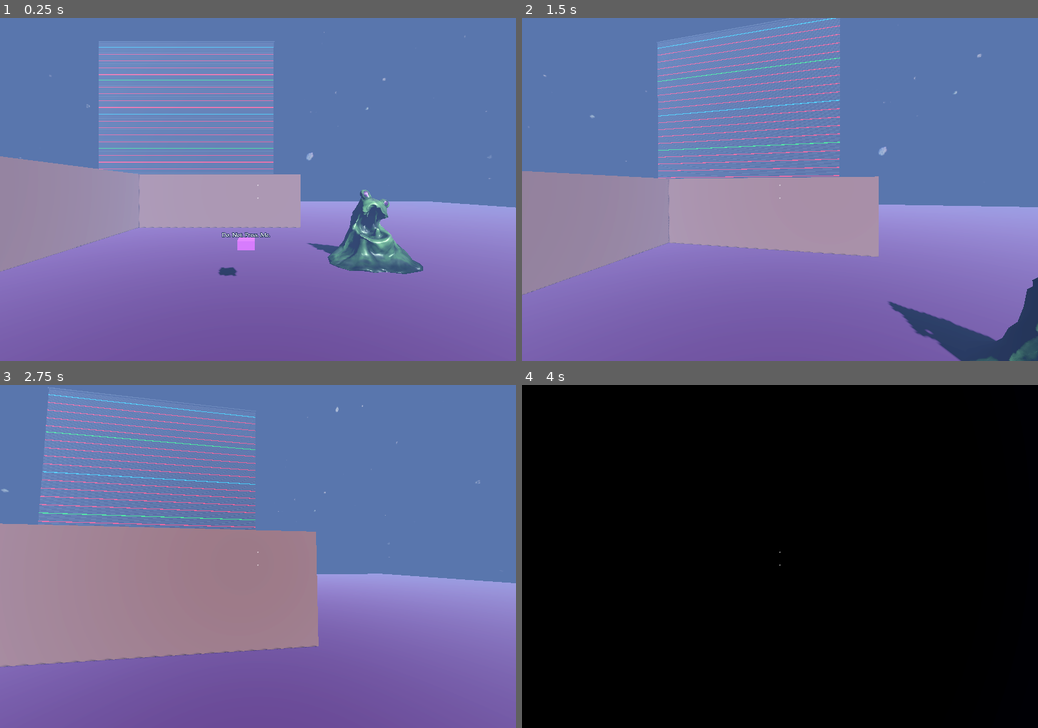
Above: before the commit, frames 1-4 (two rows, left to right).
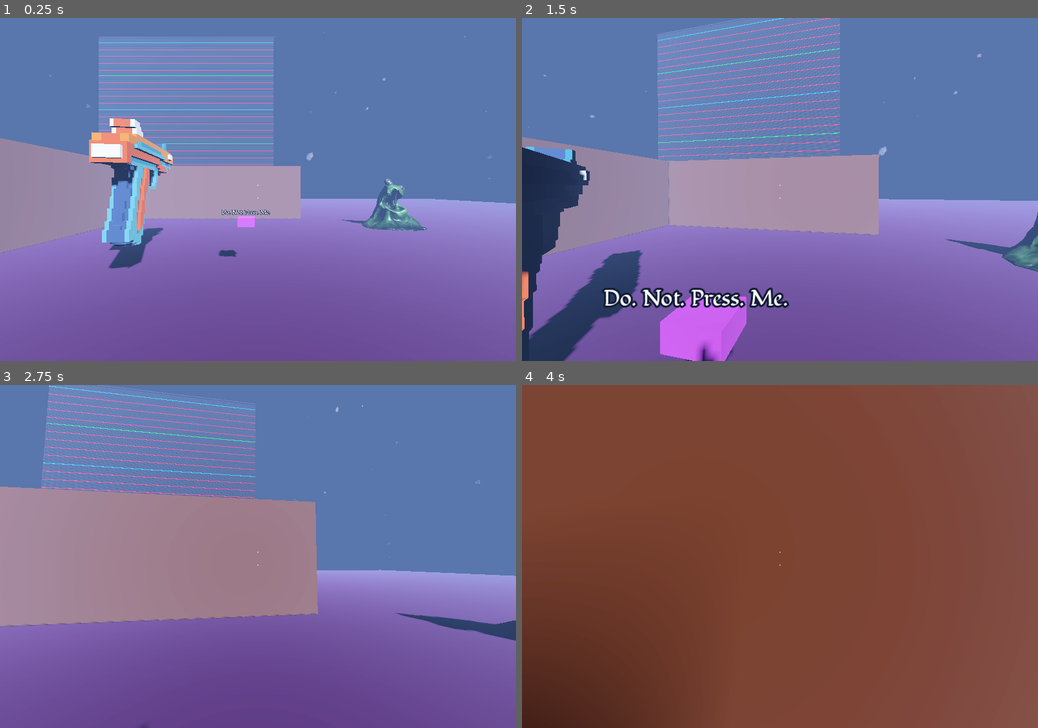
Above: after the commit, the same moments.

Repository: ChoppingSlime/3d_practice_project
Game: Godot game, scene res://levels/main.tscn
Same seed, same stepped clock (60 frames per second), same inputs: the game is played once before the commit and once after it.
Inputs (mouse positions are in pixels of both pictures, inside the frame that each line leads up to):
- Up to frame 1 (0.25 s): no input
- Up to frame 2 (1.5 s): move the mouse to (805, 189) at 0.52 s; hold W (go_forward) from 0.53 s (still down); tap E (interact) at 0.6 s; tap Space (jump) at 0.77 s; move the mouse to (754, 189) at 1.27 s; tap Ctrl (sneak) at 1.35 s
- Up to frame 3 (2.75 s): keep holding W (go_forward); tap Space (jump) at 1.52 s; move the mouse to (268, 549) at 2.02 s; hold Shift (sprint) from 2.03 s (still down)
- Up to frame 4 (4 s): keep holding W (go_forward); move the mouse to (774, 563) at 2.77 s; release Shift (sprint) at 2.78 s; tap E (interact) at 2.85 s; tap Space (jump) at 3.02, 3.77 s; move the mouse to (816, 559) at 3.52 s; hold Ctrl (sneak) from 3.53 s (still down)

The runs differ from the first frame. In frame 1, 13% of the frame differs, in the area x 0-100%, y 5-76%; in frame 2, 25%; in frame 3, 16%; in frame 4, 100%, in the area x 0-100%, y 0-100%.

Commit message:
Equippable items (pistol)

Diff:
--- a/levels/main.tscn
+++ b/levels/main.tscn
@@ -9,6 +9,7 @@
 [ext_resource type="PackedScene" uid="uid://bexmsq2b4r1v7" path="res://scenes/button3d/button3d.tscn" id="7_qy63d"]
 [ext_resource type="PackedScene" uid="uid://cyu4hkqe4n3j7" path="res://UI/UI.tscn" id="8_6et1j"]
 [ext_resource type="PackedScene" uid="uid://dejjsa28a68ux" path="res://scenes/EntitySpawner/entity_spawner.tscn" id="10_jw1n3"]
+[ext_resource type="PackedScene" uid="uid://5jqc6bwokmhv" path="res://scenes/items/pistol/pistol.tscn" id="10_xdh4e"]
 
 [sub_resource type="PanoramaSkyMaterial" id="PanoramaSkyMaterial_m1504"]
 panorama = ExtResource("1_l8qe7")
@@ -83,7 +84,7 @@
 material = SubResource("StandardMaterial3D_xdh4e")
 
 [node name="Monster" parent="." instance=ExtResource("4_m1504")]
-transform = Transform3D(1, 0, 0, 0, 1, 0, 0, 0, 1, -2.96185, 0.0493939, -34.4404)
+transform = Transform3D(1, 0, 0, 0, 1, 0, 0, 0, 1, 0.57375, 0.0493939, -38.5575)
 
 [node name="Creature1Spawner" parent="." node_paths=PackedStringArray("spawn_marker", "button") instance=ExtResource("10_jw1n3")]
 spawn_marker = NodePath("Marker3D")
@@ -96,4 +97,5 @@
 [node name="Marker3D" type="Marker3D" parent="Creature1Spawner"]
 transform = Transform3D(1, 0, 0, 0, 1, 0, 0, 0, 1, -10.6421, 1.76482, -32.8587)
 
-[editable path="Monster"]
+[node name="Pistol" parent="." instance=ExtResource("10_xdh4e")]
+transform = Transform3D(1, 0, 0, 0, 1, 0, 0, 0, 1, -10.966, 0.5, -32.5127)
--- a/project.godot
+++ b/project.godot
@@ -89,5 +89,6 @@
 [layer_names]
 
 3d_physics/layer_2="monster"
+3d_physics/layer_3="item"
 3d_physics/layer_8="player"
 3d_physics/layer_16="raycast"
--- a/scenes/Monster/chase_component.gd
+++ b/scenes/Monster/chase_component.gd
@@ -9,10 +9,10 @@
 		if is_facing_player:
 			start_chase(body, target, delta)
 		elif rot:
-			var abs_rot = abs(rot)
-			var speed = 1.0 / (abs_rot + 0.001)
-			speed *= 1.0 / (1.0 / 1.0)
-			var new_rot = sign(rot) * speed
+			var new_rot = rot * 50 * delta
+			if abs(new_rot) < 0.05:
+				new_rot = sign(new_rot) * 0.05
+			print(new_rot)
 
 			body.rotate_y(deg_to_rad(new_rot))
 	if target == null:
--- /dev/null
+++ b/scenes/Player/item_handler.gd
@@ -0,0 +1,23 @@
+class_name ItemHandler
+extends Node3D
+@onready var camera_3d: Camera3D = $"../CameraPivot/Camera3D"
+
+@export var item_equip_pos: Marker3D
+
+func pick_up(item : DefaultItem) -> void:
+	#Check if item already equipped. If so, stop function
+	if check_if_held(item):
+		return
+
+	var new_item_instance = item.duplicate() as DefaultItem
+	item.queue_free()
+	item_equip_pos.add_child(new_item_instance)
+	new_item_instance.call_deferred("pick_up_mode",item_equip_pos.global_position)
+
+
+func check_if_held(item: DefaultItem) -> bool:
+	for child in item_equip_pos.get_children():
+		if item == child:
+			return true
+
+	return false
--- a/scenes/Player/player.gd
+++ b/scenes/Player/player.gd
@@ -8,6 +8,7 @@
 
 @onready var ray_cast_3d: RayCast3D = $CameraPivot/Camera3D/RayCast3D
 @onready var movement_componet: Node = $MovementComponet
+@onready var item_handler: ItemHandler = $ItemHandler
 
 func _ready():
 	Input.set_mouse_mode(Input.MOUSE_MODE_CAPTURED)
@@ -18,3 +19,16 @@
 	camera_pivot.handle_hbob(delta, velocity, float(is_on_floor()))
 
 	move_and_slide()
+
+
+
+
+func _on_area_3d_body_entered(body: Node3D) -> void:
+	if body is Monster:
+		print("MONSTER!!")
+	elif body is DefaultItem:
+		item_handler.pick_up(body)
+
+
+func _on_area_3d_body_exited(body: Node3D) -> void:
+	pass # Replace with function body.
--- a/scenes/Player/player.tscn
+++ b/scenes/Player/player.tscn
@@ -1,12 +1,15 @@
-[gd_scene load_steps=7 format=3 uid="uid://c2sqgipck6if4"]
+[gd_scene load_steps=9 format=3 uid="uid://c2sqgipck6if4"]
 
 [ext_resource type="Script" uid="uid://c08dvyaholltw" path="res://scenes/Player/player.gd" id="1_1kbk7"]
 [ext_resource type="Script" uid="uid://clxbrllivh1jc" path="res://scenes/Player/camera_pivot.gd" id="2_a06cl"]
 [ext_resource type="Script" uid="uid://d1e4ig5ptuws3" path="res://scenes/Player/ray_cast_3d.gd" id="3_c4h5g"]
 [ext_resource type="Script" uid="uid://i2dm86bggb2u" path="res://scenes/Player/movement_componet.gd" id="3_gqjuk"]
+[ext_resource type="Script" uid="uid://ct2uvrug07gsc" path="res://scenes/Player/item_handler.gd" id="5_uiqp4"]
 
 [sub_resource type="CapsuleShape3D" id="CapsuleShape3D_kk62l"]
 height = 1.97015
+
+[sub_resource type="CylinderShape3D" id="CylinderShape3D_uiqp4"]
 
 [sub_resource type="CameraAttributesPractical" id="CameraAttributesPractical_kk62l"]
 exposure_multiplier = 0.941
@@ -23,8 +26,15 @@
 shape = SubResource("CapsuleShape3D_kk62l")
 
 [node name="CSGCylinder3D" type="CSGCylinder3D" parent="."]
-transform = Transform3D(1, 0, 0, 0, 1, 0, 0, 0, 1, -0.000441194, 0.00713098, 0.00106025)
-radius = 0.492676
+transform = Transform3D(1, 0, 0, 0, 1, 0, 0, 0, 1, -0.000441194, 0.00713098, 0.280811)
+radius = 0.0634766
+
+[node name="Area3D" type="Area3D" parent="."]
+collision_layer = 0
+collision_mask = 6
+
+[node name="CollisionShape3D" type="CollisionShape3D" parent="Area3D"]
+shape = SubResource("CylinderShape3D_uiqp4")
 
 [node name="CameraPivot" type="Node3D" parent="." node_paths=PackedStringArray("default_position", "sneaking_position", "camera")]
 script = ExtResource("2_a06cl")
@@ -33,13 +43,12 @@
 camera = NodePath("Camera3D")
 
 [node name="Default" type="Marker3D" parent="CameraPivot"]
-transform = Transform3D(1, 0, 0, 0, 1, 0, 0, 0, 1, 0, 1.96035, 0)
+transform = Transform3D(1, 0, 0, 0, 1, 0, 0, 0, 1, 0, 0.858931, 0)
 
 [node name="Sneaking" type="Marker3D" parent="CameraPivot"]
 transform = Transform3D(1, 0, 0, 0, 1, 0, 0, 0, 1, 0, -0.162524, 0)
 
 [node name="Camera3D" type="Camera3D" parent="CameraPivot"]
-transform = Transform3D(1, 0, 0, 0, 1, 0, 0, 0, 1, 0, 0.415326, 0)
 attributes = SubResource("CameraAttributesPractical_kk62l")
 current = true
 fov = 89.7
@@ -50,5 +59,20 @@
 debug_shape_custom_color = Color(0.576471, 0, 0, 1)
 script = ExtResource("3_c4h5g")
 
+[node name="ItemEquipPosition" type="Marker3D" parent="CameraPivot"]
+transform = Transform3D(1, 0, 0, 0, 1, 0, 0, 0, 1, 0.690155, -0.699279, -0.601151)
+
+[node name="ItemLight" type="SpotLight3D" parent="CameraPivot"]
+transform = Transform3D(0.626825, -0.410846, -0.662039, 0.28247, 0.911705, -0.298338, 0.726155, 2.16411e-08, 0.687531, 0, -0.220812, 0)
+light_cull_mask = 4294443008
+spot_range = 1.53315
+
 [node name="MovementComponet" type="Node" parent="."]
 script = ExtResource("3_gqjuk")
+
+[node name="ItemHandler" type="Node3D" parent="." node_paths=PackedStringArray("item_equip_pos")]
+script = ExtResource("5_uiqp4")
+item_equip_pos = NodePath("../CameraPivot/ItemEquipPosition")
+
+[connection signal="body_entered" from="Area3D" to="." method="_on_area_3d_body_entered"]
+[connection signal="body_exited" from="Area3D" to="." method="_on_area_3d_body_exited"]
--- /dev/null
+++ b/scenes/items/default_item.gd
@@ -0,0 +1,13 @@
+class_name DefaultItem
+extends StaticBody3D
+
+
+var dropped : bool = true
+
+
+func drop_mode() -> void:
+	pass
+
+
+func pick_up_mode(new_global_position: Vector3) -> void:
+	pass
--- /dev/null
+++ b/scenes/items/default_item.tscn
@@ -0,0 +1,8 @@
+[gd_scene load_steps=2 format=3 uid="uid://cdml5ie4bevjt"]
+
+[ext_resource type="Script" uid="uid://cx5kd2tau8ul6" path="res://scenes/items/default_item.gd" id="1_fp4uh"]
+
+[node name="DefaultItem" type="StaticBody3D"]
+collision_layer = 4
+collision_mask = 128
+script = ExtResource("1_fp4uh")
--- /dev/null
+++ b/scenes/items/pistol/pistol.gd
@@ -0,0 +1,34 @@
+class_name Pistol
+extends DefaultItem
+@onready var mesh: MeshInstance3D = $Mesh
+@onready var animation_player: AnimationPlayer = $AnimationPlayer
+@onready var collision_shape_3d: CollisionShape3D = $CollisionShape3D
+
+
+func _ready() -> void:
+	drop_mode()
+
+func _physics_process(delta: float) -> void:
+	if dropped:
+		mesh.rotate_y(deg_to_rad(0.5))
+		pass
+
+
+func drop_mode() -> void:
+	dropped = true
+	animation_player.play("dropped_idle")
+	mesh.set_layer_mask_value(20, false)
+
+
+func pick_up_mode(new_global_position: Vector3) -> void:
+	reset_mesh_rotation()
+	collision_shape_3d.disabled = true
+	global_position = new_global_position
+	scale *= 0.25
+	dropped = false
+	mesh.set_layer_mask_value(20, true)
+	animation_player.stop()
+
+
+func reset_mesh_rotation() -> void:
+	mesh.rotation.y = deg_to_rad(180)
--- /dev/null
+++ b/scenes/items/pistol/pistol.tscn
@@ -0,0 +1,56 @@
+[gd_scene load_steps=8 format=3 uid="uid://5jqc6bwokmhv"]
+
+[ext_resource type="Script" uid="uid://dh5uo3wjubk18" path="res://scenes/items/pistol/pistol.gd" id="1_coxm8"]
+[ext_resource type="ArrayMesh" uid="uid://dc30vo8sb01qd" path="res://scenes/items/pistol/pistol.obj" id="2_iaorm"]
+
+[sub_resource type="SphereShape3D" id="SphereShape3D_iaorm"]
+radius = 1.48441
+
+[sub_resource type="Animation" id="Animation_1byyg"]
+length = 0.001
+
+[sub_resource type="Animation" id="Animation_iaorm"]
+resource_name = "dropped_idle"
+length = 2.0
+loop_mode = 1
+tracks/0/type = "value"
+tracks/0/imported = false
+tracks/0/enabled = true
+tracks/0/path = NodePath("Mesh:position")
+tracks/0/interp = 1
+tracks/0/loop_wrap = true
+tracks/0/keys = {
+"times": PackedFloat32Array(0, 0.01, 0.533333, 0.543333, 1.5, 1.51, 1.96667, 1.97667),
+"transitions": PackedFloat32Array(1, 1, 0.5, 2.54912, 2.37841, 1, 1, 1),
+"update": 0,
+"values": [Vector3(0, 0, 0), Vector3(0, 0, 0), Vector3(0, 0.6, 0), Vector3(0, 0.6, 0), Vector3(0, -0.6, 0), Vector3(0, -0.6, 0), Vector3(0, 0, 0), Vector3(0, 0, 0)]
+}
+
+[sub_resource type="Animation" id="Animation_kxy0c"]
+resource_name = "picked_up_idle"
+
+[sub_resource type="AnimationLibrary" id="AnimationLibrary_1byyg"]
+_data = {
+&"RESET": SubResource("Animation_1byyg"),
+&"dropped_idle": SubResource("Animation_iaorm"),
+&"picked_up_idle": SubResource("Animation_kxy0c")
+}
+
+[node name="Pistol" type="StaticBody3D"]
+collision_layer = 4
+collision_mask = 128
+script = ExtResource("1_coxm8")
+metadata/_custom_type_script = "uid://cx5kd2tau8ul6"
+
+[node name="CollisionShape3D" type="CollisionShape3D" parent="."]
+transform = Transform3D(1, 0, 0, 0, 1, 0, 0, 0, 1, 0, 2.61924, 0)
+shape = SubResource("SphereShape3D_iaorm")
+
+[node name="Mesh" type="MeshInstance3D" parent="."]
+transform = Transform3D(-1, 0, -8.74228e-08, 0, 1, 0, 8.74228e-08, 0, -1, 0, -0.169717, 0)
+mesh = ExtResource("2_iaorm")
+
+[node name="AnimationPlayer" type="AnimationPlayer" parent="."]
+libraries = {
+&"": SubResource("AnimationLibrary_1byyg")
+}
Not shown: 1 places in levels/main.tscn that only renumber resources
Not shown, added: scenes/Player/item_handler.gd.uid
Not shown, added: scenes/items/default_item.gd.uid
Not shown, added: scenes/items/pistol/pistol.gd.uid
Not shown, added: scenes/items/pistol/pistol.mtl
Not shown, added: scenes/items/pistol/pistol.obj
Not shown, added: scenes/items/pistol/pistol.obj.import
Binary file added: scenes/items/pistol/pistol.png
Not shown, added: scenes/items/pistol/pistol.png.import
